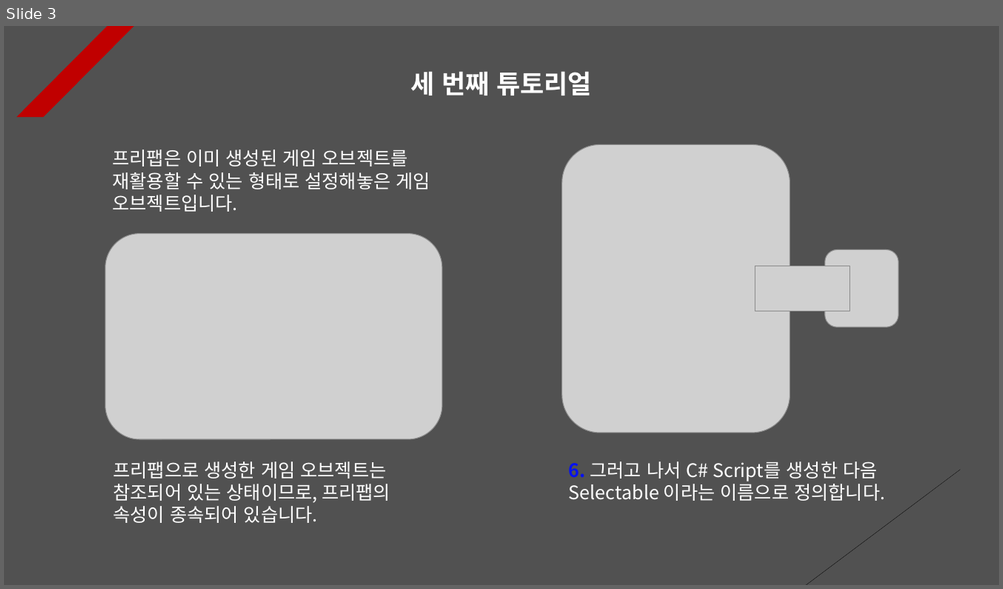
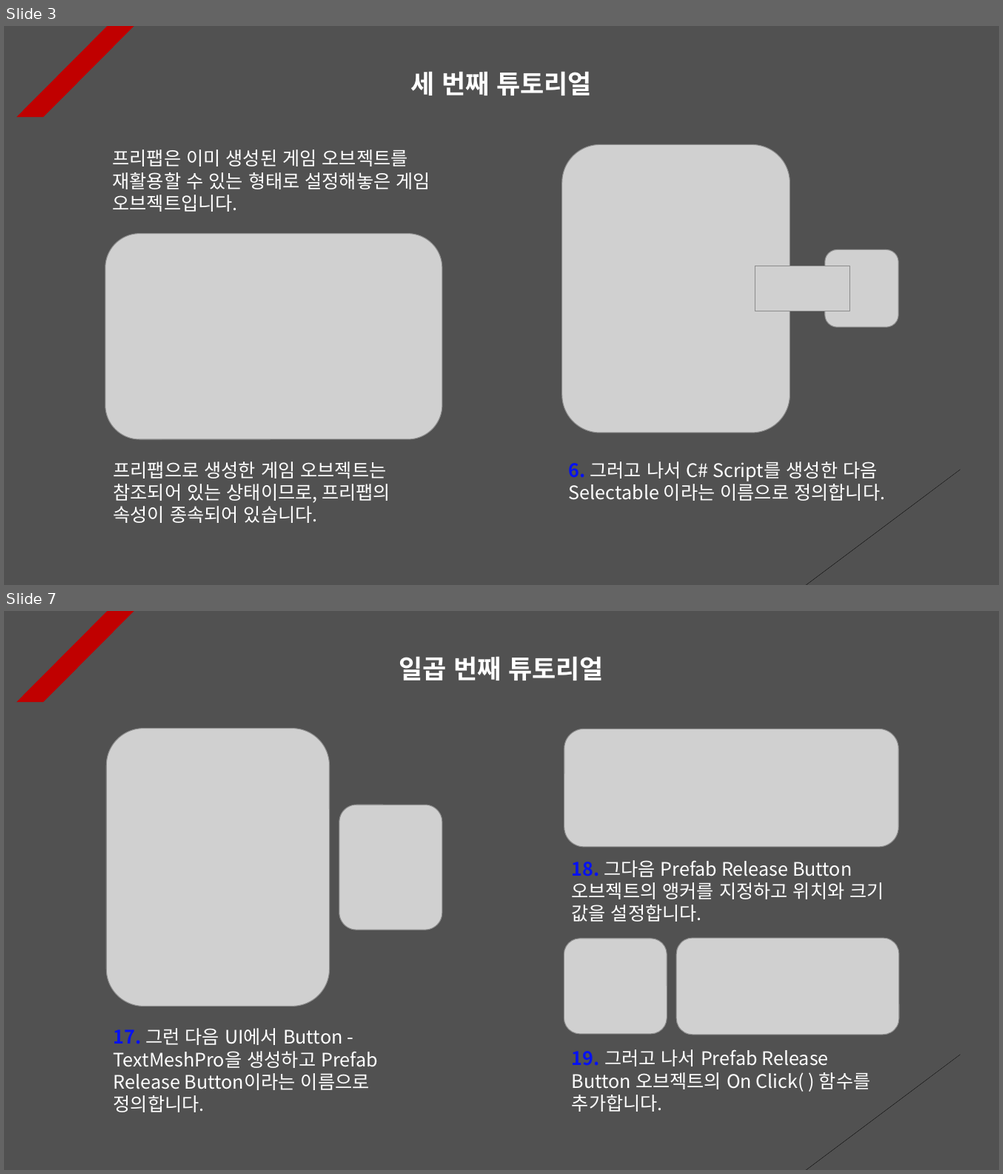
Before and after one commit to Unity2033/3D-UnityEngine, a slide deck: Assets/Prefab System/PPT Data/Prefab System Example.pptx. Shown one above the other, each under a label of ours: slide 3 before the commit, slides 3 and 7 after it; the slides between them are not shown. The pictures are 1003x589 and 1003x1174 pixels, drawn with LibreOffice and Linux fonts; fonts in the diff are those of the drawing; grey boxes stand for pictures. Boxes give left, top, right and bottom in pixels: in the first picture for what was removed or moved away, otherwise in the second. Text is boxed around its words. In the diff, an @@ line names an element or a change of style, - is before the commit and + after.

Commit message:
NavMesh Agent Tutorial Renewal
- Delete and add resource data

- Prefab System PPT Date Update

```diff
--- a/Assets/Prefab System/PPT Data/Prefab System Example.pptx
+++ b/Assets/Prefab System/PPT Data/Prefab System Example.pptx
@@ slide 7 added at [4, 611, 999, 1170], background #515151; not listed: 2 template elements that a slide beside it also shows @@
@@ text added at [398, 656, 603, 681], 25 pt, text #FFFFFF, bold @@
+일곱 번째 튜토리얼
@@ picture added at [106, 728, 330, 1006] @@
@@ picture added at [564, 729, 899, 847] @@
@@ picture added at [339, 805, 442, 931] @@
@@ text added at [572, 860, 883, 922], 18 pt, text #FFFFFF @@
+18. 그다음 Prefab Release Button 오브젝트의 앵커를 지정하고 위치와 크기 값을 설정합니다.
@@ picture added at [563, 939, 666, 1034] @@
@@ picture added at [676, 939, 899, 1036] @@
@@ text added at [114, 1028, 378, 1113], 18 pt, text #FFFFFF @@
+17. 그런 다음 UI에서 Button - TextMeshPro을 생성하고 Prefab Release Button이라는 이름으로 정의합니다.
@@ text added at [572, 1050, 871, 1112], 18 pt, text #FFFFFF @@
+19. 그러고 나서 Prefab Release Button 오브젝트의 On Click( ) 함수를 추가합니다.
```
Also in this commit, not shown: 4 slides changed, 24 other files.
